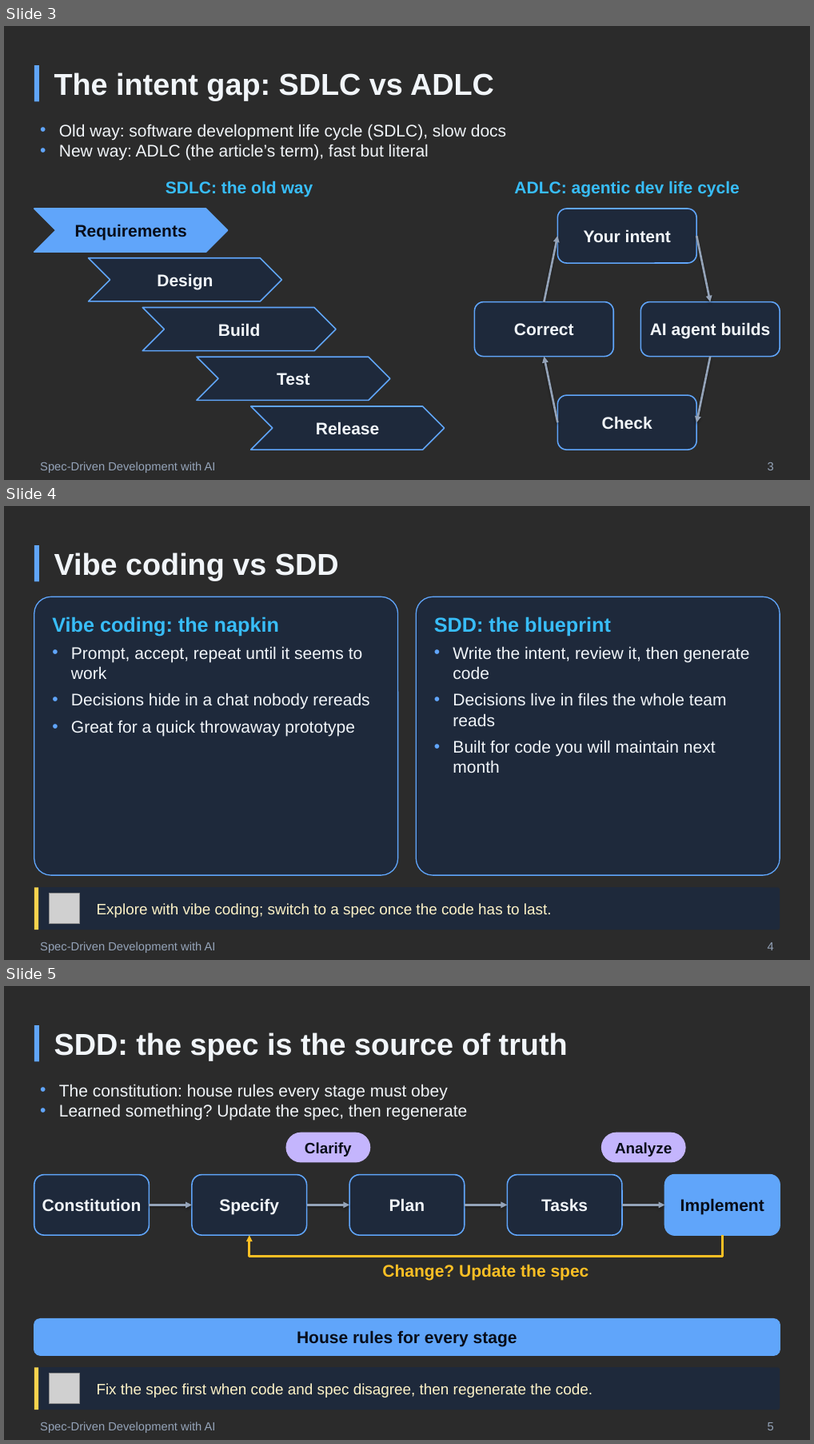
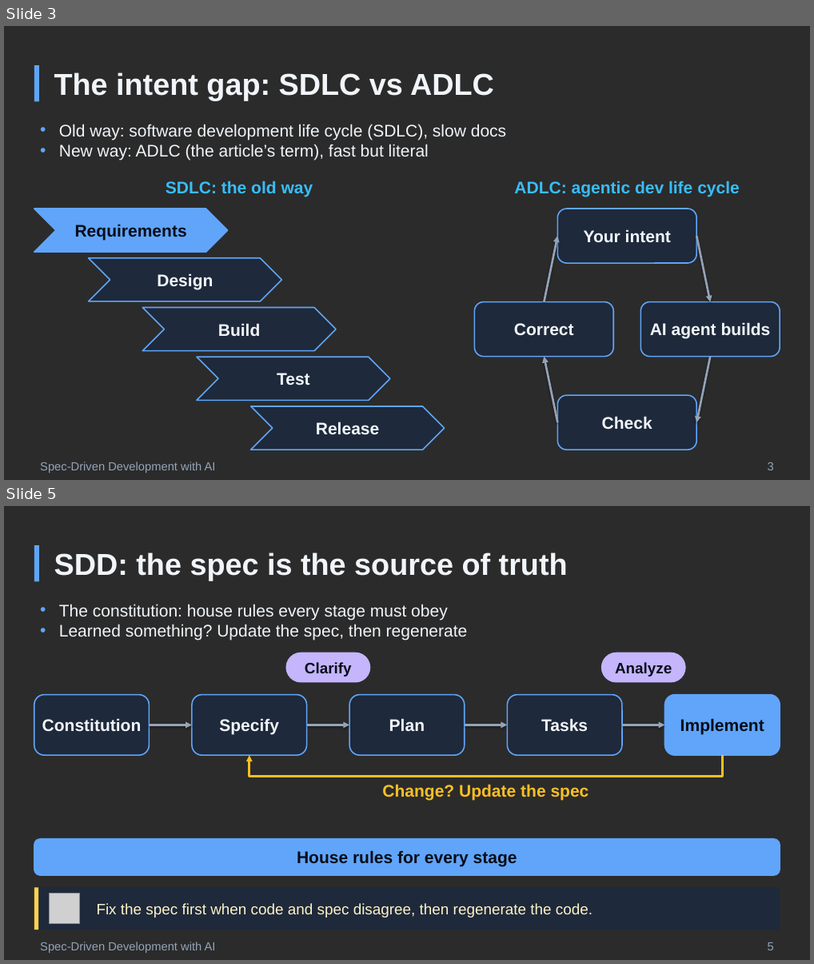
Before and after one commit to ronyronen/speckit-claude-presentation, a slide deck: presentation/speckit-workshop.pptx. Shown one above the other, each under a label of ours: slides 3, 4 and 5 before the commit, slides 3 and 5 after it; the slides between them are not shown. The pictures are 814x1444 and 814x964 pixels, drawn with LibreOffice and Linux fonts; fonts in the diff are those of the drawing; grey boxes stand for pictures; background and template pictures are left out; a plain dark background stands for a picture behind light text. Boxes give left, top, right and bottom in pixels: in the first picture for what was removed or moved away, otherwise in the second. Text is boxed around its words. In the diff, an @@ line names an element or a change of style, - is before the commit and + after.

```diff
--- a/presentation/speckit-workshop.pptx
+++ b/presentation/speckit-workshop.pptx
@@ slide 4 removed at [4,506,810,960], background picture (left out) @@
@@ rectangle removed at [34,545,39,582] @@
@@ text removed at [54,552,339,581] @@
-Vibe coding vs SDD
@@ rounded rectangle removed at [34,596,398,875] @@
@@ rounded rectangle removed at [417,596,781,875] @@
@@ text removed at [52,616,279,636] @@
-Vibe coding: the napkin
@@ text removed at [434,616,611,636] @@
-SDD: the blueprint
@@ text removed at [71,646,370,736] @@
-• Prompt, accept, repeat until it seems to work
-• Decisions hide in a chat nobody rereads
-• Great for a quick throwaway prototype
@@ text removed at [453,646,750,772] @@
-• Write the intent, review it, then generate code
-• Decisions live in files the whole team reads
-• Built for code you will maintain next month
@@ rounded rectangle removed at [34,887,780,929] @@
@@ rectangle removed at [34,887,38,929] @@
@@ picture removed at [50,893,80,924] @@
@@ text removed at [97,903,552,917] @@
-Explore with vibe coding; switch to a spec once the code has to last.
@@ text removed at [40,941,216,952] @@
-Spec-Driven Development with AI
@@ text removed at [768,942,774,950] @@
-4
```
Also in this commit, not shown: 1 slide changed, 4 slides added, 2 other slides removed, 10 other files.
